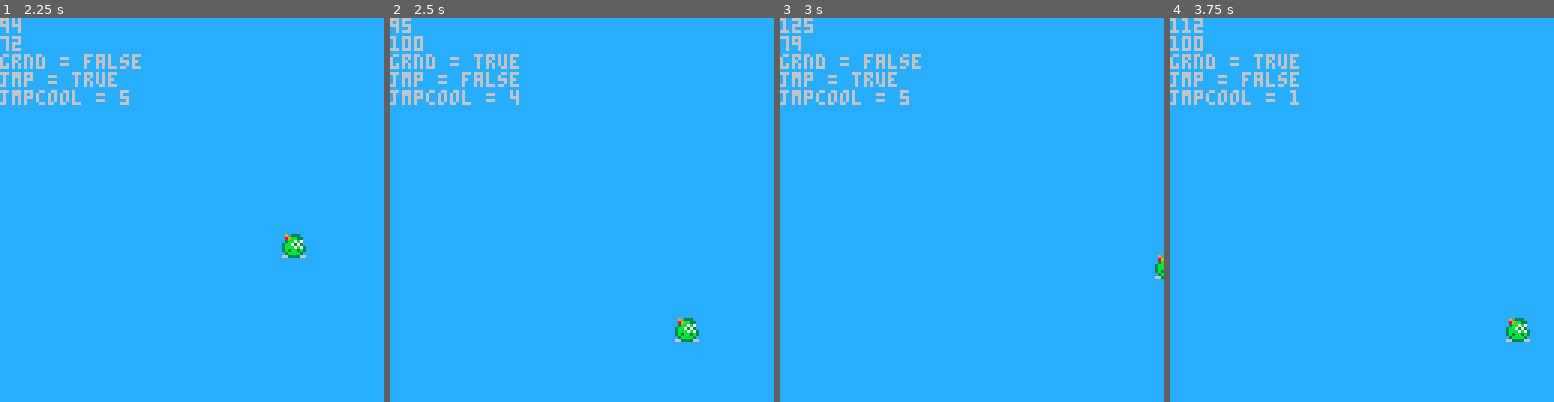
Above: before the commit, frames 1-4 (left to right).
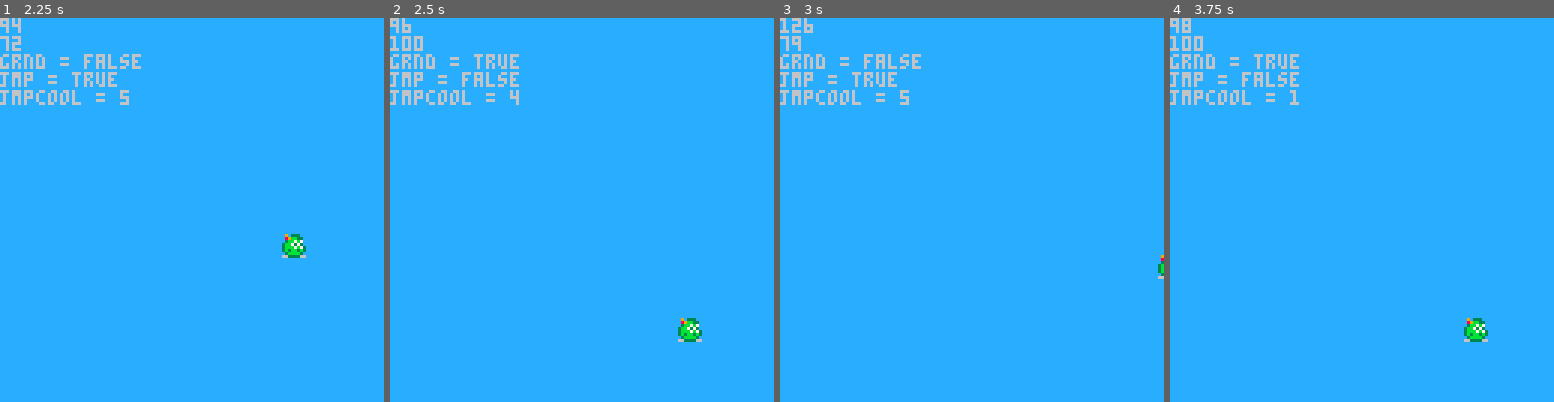
Above: after the commit, the same moments.

Repository: EzDzzIt/GreenGuyGaiden
Game: PICO-8 cartridge GGG.p8
The game is run twice, just before and just after one commit, with the same random seed, the same clock (stepped at 60 frames per second) and the same inputs.
Inputs:
- Up to frame 1 (2.25 s): tap X (X key) at 0.33, 1.07, 1.85 s; tap O (Z key) at 0.7, 1.7, 2.1 s; hold Right 1.6-2.1 s
- Up to frame 2 (2.5 s): hold Right from 2.47 s (still down)
- Up to frame 3 (3 s): keep holding Right; tap O (Z key) at 2.5, 2.9 s; tap X (X key) at 2.97 s
- Up to frame 4 (3.75 s): release Right at 3.03 s; hold Left 3.08-3.58 s; tap O (Z key) at 3.3, 3.7 s

Frame 1 is identical in both runs. In frame 2, 0.3% of the frame differs, in the area x 3-82%, y 0-85%; in frame 3, 0.1%; in frame 4, 0.8%, in the area x 0-94%, y 0-85%.

Commit message:
Add files via upload
additional changes for jumping. need to figure out how to accelerate for a set amount

Diff:
--- a/GGG.p8
+++ b/GGG.p8
@@ -43,18 +43,18 @@
 -->8
 --player movement code
 function move_player()
-	if grnd then
-		if btn(0) then
-			xsp = - 1
-			if btn(1) then
-				xsp = 0
-			end
-		elseif btn(1) then
-				xsp = 1
-		else
-				xsp = 0
-		end
+
+	if btn(1) then --➡️ wins!
+		xsp = 1
+	--	if btn(1) then
+	--		xsp = 0
+	--	end
+	elseif btn(0) then
+			xsp = -1
+	else
+			xsp = 0
 	end
+
 --sprinting?
 --	if btn(5) and xsp > 0 then
 --		xsp = 2
